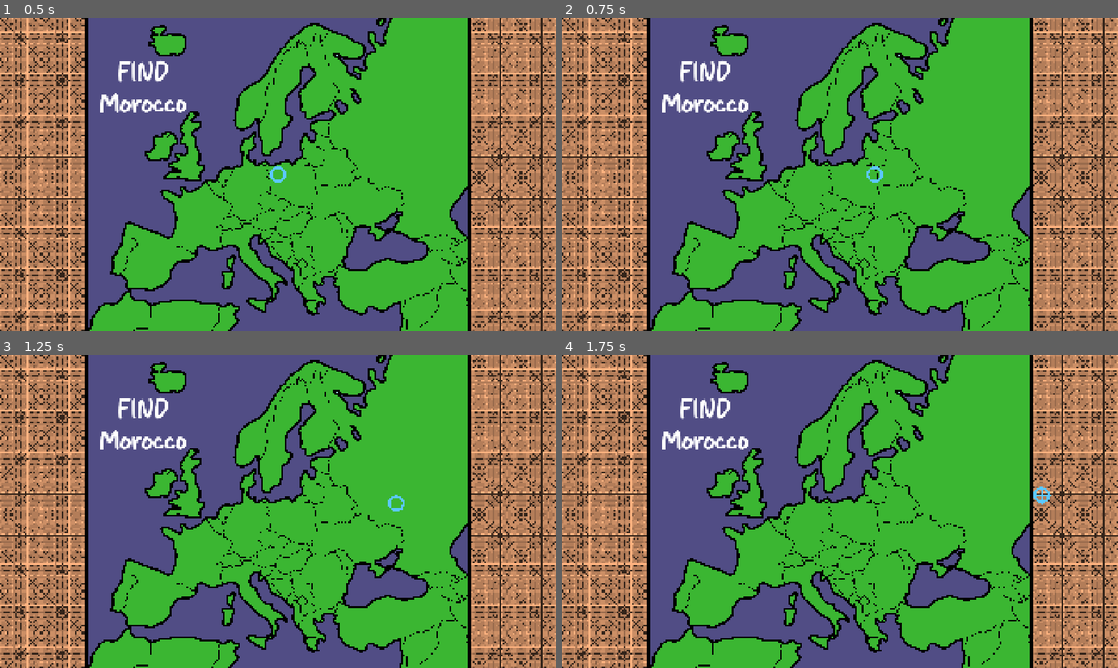
Above: before the commit, frames 1-4 (two rows, left to right).
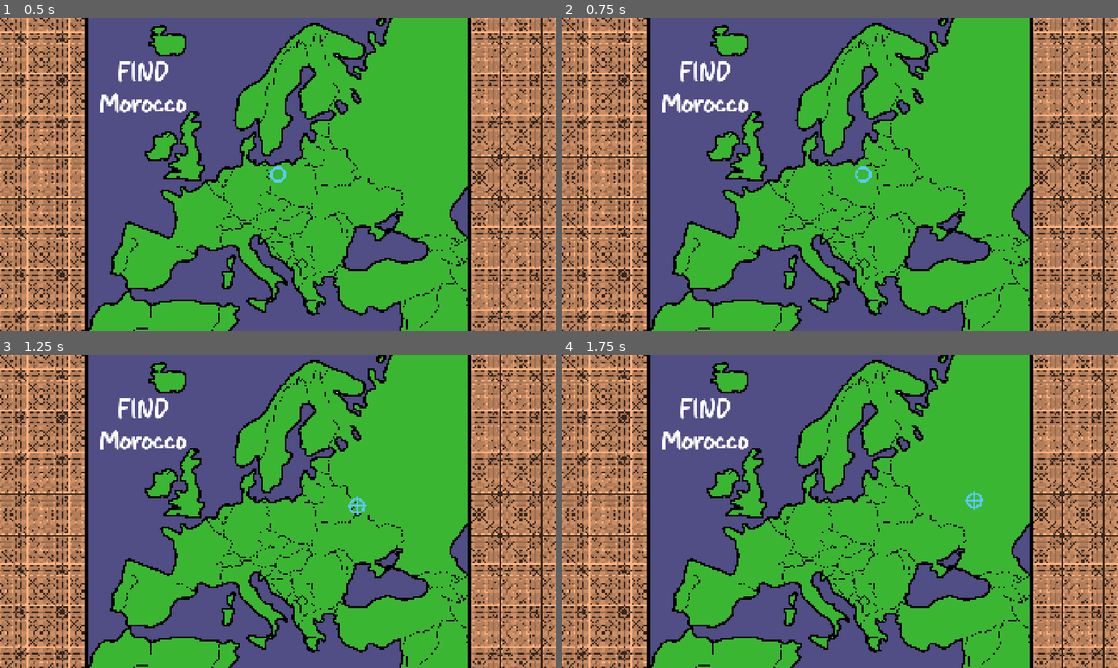
Above: after the commit, the same moments.

Repository: ValT78/minigames
Game: Godot game, scene res://minigames/MapTarget.tscn
Two runs of this game, one before a commit and one after it. Both use one fixed random seed, a clock stepped at 60 frames per second and the inputs below. This scene is started directly instead of the project's main scene.
Inputs (mouse positions are in pixels of both pictures, inside the frame that each line leads up to):
- Up to frame 1 (0.5 s): no input
- Up to frame 2 (0.75 s): tap Enter at 0.5 s; move the mouse to (962, 158) at 0.52 s; hold D from 0.53 s (still down); tap Shift at 0.6 s; click (962, 158) at 0.67 s
- Up to frame 3 (1.25 s): keep holding D; tap W at 0.77 s
- Up to frame 4 (1.75 s): keep holding D; move the mouse to (728, 527) at 1.27 s; tap Shift at 1.35 s; tap W at 1.52 s

Frame 1 is identical in both runs. In frame 2, 0.1% of the frame differs, in the area x 52-58%, y 47-53%; in frame 3, 0.1%; in frame 4, 0.2%, in the area x 72-88%, y 42-50%.

Commit message:
add minigolf minigame

Diff:
--- a/features/MapTarget/Country.gd
+++ b/features/MapTarget/Country.gd
@@ -11,5 +11,4 @@
 	pass
 
 func _on_area_entered(area: Area2D) -> void:
-	print(area)
 	area.get_parent().country = name
--- a/features/MapTarget/player_target.gd
+++ b/features/MapTarget/player_target.gd
@@ -10,7 +10,7 @@
 
 func _physics_process(delta: float) -> void:
 	if not _input : return
-	global_position += _input.input.direction * _speed
+	global_position += _input.input.direction * _speed * delta * 40
 
 	if _input.input.action_1_just_pressed :
 		print(country)
--- /dev/null
+++ b/features/Minigolf/GolfBall.tscn
@@ -0,0 +1,28 @@
+[gd_scene format=3 uid="uid://b2qxxe27cajph"]
+
+[ext_resource type="Texture2D" uid="uid://bvbwgns1dt5wv" path="res://icon.svg" id="1_fbf8j"]
+[ext_resource type="Script" uid="uid://bsgag8utkmohj" path="res://features/Minigolf/golf_ball.gd" id="1_m71ay"]
+
+[sub_resource type="CircleShape2D" id="CircleShape2D_g4v7s"]
+radius = 64.0
+
+[node name="GolfBall" type="RigidBody2D" unique_id=1095497937]
+mass = 0.001
+gravity_scale = 0.0
+linear_damp = 1.0
+script = ExtResource("1_m71ay")
+_speed = 2.5
+
+[node name="Sprite2D" type="Sprite2D" parent="." unique_id=1460084652]
+scale = Vector2(0.5, 0.5)
+texture = ExtResource("1_fbf8j")
+
+[node name="arrow" type="Node2D" parent="." unique_id=419728409]
+scale = Vector2(0.5, 0.5)
+
+[node name="Line2D" type="Line2D" parent="arrow" unique_id=1871414873]
+points = PackedVector2Array(100, 0, 200, 0, 165, -32, 200, 0, 165, 32)
+
+[node name="CollisionShape2D" type="CollisionShape2D" parent="." unique_id=118332826]
+scale = Vector2(0.5, 0.5)
+shape = SubResource("CircleShape2D_g4v7s")
--- /dev/null
+++ b/features/Minigolf/golf_ball.gd
@@ -0,0 +1,31 @@
+extends RigidBody2D
+class_name GolfBall
+
+var _input : LocalPlayer
+@export var _speed : float
+@onready var arrow: Node2D = $arrow
+const velocityThresshold = 1000
+
+
+func setup(input : LocalPlayer) :
+	modulate = input.color
+	_input = input
+
+func _physics_process(delta: float) -> void:
+	if not _input : return
+
+	if linear_velocity.length_squared() > velocityThresshold :
+		arrow.modulate.a =  0.1
+	else :
+		arrow.modulate.a =  1
+
+	arrow.rotation_degrees += _input.input.direction.x * _speed * delta * 40 * (2 if _input.input.action_2_pressed else 1)
+	if arrow.rotation_degrees > 360 : arrow.rotation_degrees -= 360
+	elif arrow.rotation_degrees < 0 : arrow.rotation_degrees += 360
+
+	arrow.scale.x = max(0.3,min(1,
+		arrow.scale.x - _input.input.direction.y * _speed * delta
+		 * (2 if _input.input.action_2_pressed else 1)))
+
+	if _input.input.action_1_just_pressed and linear_velocity.length_squared() < velocityThresshold :
+		apply_force(Vector2(cos(arrow.global_rotation),sin(arrow.global_rotation))*150 * arrow.scale.x)
--- /dev/null
+++ b/features/Minigolf/hole.gd
@@ -0,0 +1,7 @@
+extends Area2D
+
+func _on_body_entered(body: GolfBall) -> void:
+	print(body)
+	if not body._input : return
+	print("player won ",body._input.id)
+	GameManager.minigameWon(body._input.id)
--- /dev/null
+++ b/features/Minigolf/minigolf.gd
@@ -0,0 +1,32 @@
+extends Node2D
+
+var players : Array[Node2D] = []
+const GOLF_BALL = preload("uid://b2qxxe27cajph")
+
+func _create_direct_test_player_if_needed() -> void:
+	if get_tree().current_scene != self or not PlayerRegistry.get_players().is_empty():
+		return
+
+	PlayerRegistry.join_profile(PlayerRegistry.KEYBOARD_LEFT)
+	PlayerRegistry.join_profile(PlayerRegistry.KEYBOARD_RIGHT)
+
+func _ready() -> void:
+	_create_direct_test_player_if_needed()
+	GameManager.round_timer_expired.connect(_on_round_timer_expired)
+
+	var playersInput := PlayerRegistry.get_players()
+
+	assert(len(playersInput) <= 2)
+	var i := 0
+	for playerInput in playersInput:
+		var player : Node2D = GOLF_BALL.instantiate()
+		player.setup(playerInput)
+		match playerInput.id :
+			0 : player.global_position = Vector2(1500,800)
+			1 : player.global_position = Vector2(1600,800)
+
+		add_child(player)
+		pass
+
+func _on_round_timer_expired() :
+	GameManager.minigameLost()
--- /dev/null
+++ b/features/Minigolf/wall.tscn
@@ -0,0 +1,19 @@
+[gd_scene format=3 uid="uid://b8tg2b2q3a3i0"]
+
+[sub_resource type="PhysicsMaterial" id="PhysicsMaterial_g4v7s"]
+friction = 0.0
+bounce = 1.0
+
+[sub_resource type="RectangleShape2D" id="RectangleShape2D_g4v7s"]
+size = Vector2(100, 100)
+
+[node name="Wall" type="StaticBody2D" unique_id=602864968]
+physics_material_override = SubResource("PhysicsMaterial_g4v7s")
+
+[node name="CollisionShape2D" type="CollisionShape2D" parent="." unique_id=805435105]
+shape = SubResource("RectangleShape2D_g4v7s")
+
+[node name="Polygon2D" type="Polygon2D" parent="." unique_id=1964401247]
+color = Color(0.22758666, 0.26, 0.21579999, 1)
+offset = Vector2(-50, -50)
+polygon = PackedVector2Array(0, 0, 100, 0, 100, 100, 0, 100)
--- /dev/null
+++ b/minigames/Minigolf.tscn
@@ -0,0 +1,101 @@
+[gd_scene format=3 uid="uid://lob2oxyktwuq"]
+
+[ext_resource type="Script" uid="uid://utfcrbjgf1yn" path="res://features/Minigolf/minigolf.gd" id="1_rcts6"]
+[ext_resource type="PackedScene" uid="uid://b8tg2b2q3a3i0" path="res://features/Minigolf/wall.tscn" id="2_s1jcd"]
+[ext_resource type="PackedScene" uid="uid://b2qxxe27cajph" path="res://features/Minigolf/GolfBall.tscn" id="2_wb72b"]
+[ext_resource type="Script" uid="uid://b4nqoyrt5nsu2" path="res://features/Minigolf/hole.gd" id="3_4c6nv"]
+[ext_resource type="Texture2D" uid="uid://cfwwsa0ktbdj8" path="res://features/Minigolf/golfGreen.png" id="3_s1jcd"]
+
+[sub_resource type="CircleShape2D" id="CircleShape2D_g4v7s"]
+radius = 48.0
+
+[sub_resource type="Gradient" id="Gradient_57qmd"]
+interpolation_color_space = 1
+colors = PackedColorArray(1, 0.9533333, 0.72, 0.34509805, 0, 0, 0, 0)
+
+[sub_resource type="FastNoiseLite" id="FastNoiseLite_yf5fn"]
+
+[sub_resource type="NoiseTexture2D" id="NoiseTexture2D_g4v7s"]
+noise = SubResource("FastNoiseLite_yf5fn")
+color_ramp = SubResource("Gradient_57qmd")
+
+[node name="Minigolf" type="Node2D" unique_id=1550520101]
+script = ExtResource("1_rcts6")
+
+[node name="Wall" parent="." unique_id=602864968 instance=ExtResource("2_s1jcd")]
+position = Vector2(1870, 541)
+scale = Vector2(1, 10.8)
+
+[node name="Wall2" parent="." unique_id=9204137 instance=ExtResource("2_s1jcd")]
+position = Vector2(50, 541)
+scale = Vector2(1, 10.8)
+
+[node name="Wall3" parent="." unique_id=1022182391 instance=ExtResource("2_s1jcd")]
+position = Vector2(960, 50)
+rotation = 1.5707964
+scale = Vector2(1, 19.2)
+
+[node name="Wall4" parent="." unique_id=149306566 instance=ExtResource("2_s1jcd")]
+position = Vector2(960.00006, 1030)
+rotation = 1.5707964
+scale = Vector2(1, 19.2)
+
+[node name="Wall5" parent="." unique_id=1649401823 instance=ExtResource("2_s1jcd")]
+position = Vector2(1212, 765)
+scale = Vector2(1, 6.34)
+
+[node name="Wall6" parent="." unique_id=138953630 instance=ExtResource("2_s1jcd")]
+position = Vector2(655, 319)
+scale = Vector2(1, 6.34)
+
+[node name="Wall7" parent="." unique_id=1815926281 instance=ExtResource("2_s1jcd")]
+position = Vector2(980, 799)
+rotation = 0.7853982
+scale = Vector2(1, 6.34)
+
+[node name="Wall8" parent="." unique_id=2083498967 instance=ExtResource("2_s1jcd")]
+position = Vector2(889, 285.00006)
+rotation = 0.7853982
+scale = Vector2(1, 6.34)
+
+[node name="Wall9" parent="." unique_id=2034539378 instance=ExtResource("2_s1jcd")]
+position = Vector2(1636.9998, 274)
+rotation = -0.7853982
+scale = Vector2(1, 6.34)
+
+[node name="hole" type="Area2D" parent="." unique_id=2095199270]
+position = Vector2(345, 549)
+scale = Vector2(0.5, 0.5)
+script = ExtResource("3_4c6nv")
+
+[node name="CollisionShape2D" type="CollisionShape2D" parent="hole" unique_id=1134447381]
+shape = SubResource("CircleShape2D_g4v7s")
+
+[node name="Polygon2D" type="Polygon2D" parent="hole" unique_id=247710179]
+z_index = -1
+color = Color(0.062399995, 0.075413324, 0.16, 1)
+polygon = PackedVector2Array(112, 0, 104, -40, 80.00001, -80, 40, -104, 0, -112.00001, -40, -104, -79.99999, -80, -103.99999, -40, -112.00001, 0, -104, 40, -80, 80, -40, 104, 0, 112.00001, 40, 104, 79.999985, 80, 104.00001, 40)
+uv = PackedVector2Array(49.000336, 48)
+
+[node name="TextureRect" type="TextureRect" parent="." unique_id=1698497627]
+z_index = -99
+custom_minimum_size = Vector2(1920, 1080)
+offset_right = 40.0
+offset_bottom = 40.0
+texture = ExtResource("3_s1jcd")
+expand_mode = 1
+stretch_mode = 1
+
+[node name="TextureRect" type="TextureRect" parent="TextureRect" unique_id=308060822]
+layout_mode = 1
+anchors_preset = 15
+anchor_right = 1.0
+anchor_bottom = 1.0
+grow_horizontal = 2
+grow_vertical = 2
+texture = SubResource("NoiseTexture2D_g4v7s")
+
+[node name="GolfBall" parent="." unique_id=1095497937 instance=ExtResource("2_wb72b")]
+position = Vector2(1693, 800)
+
+[connection signal="body_entered" from="hole" to="hole" method="_on_body_entered"]
Binary file added: features/Minigolf/golfGreen.png
Not shown, added: features/Minigolf/golfGreen.png.import
Not shown, added: features/Minigolf/golf_ball.gd.uid
Not shown, added: features/Minigolf/hole.gd.uid
Not shown, added: features/Minigolf/minigolf.gd.uid
